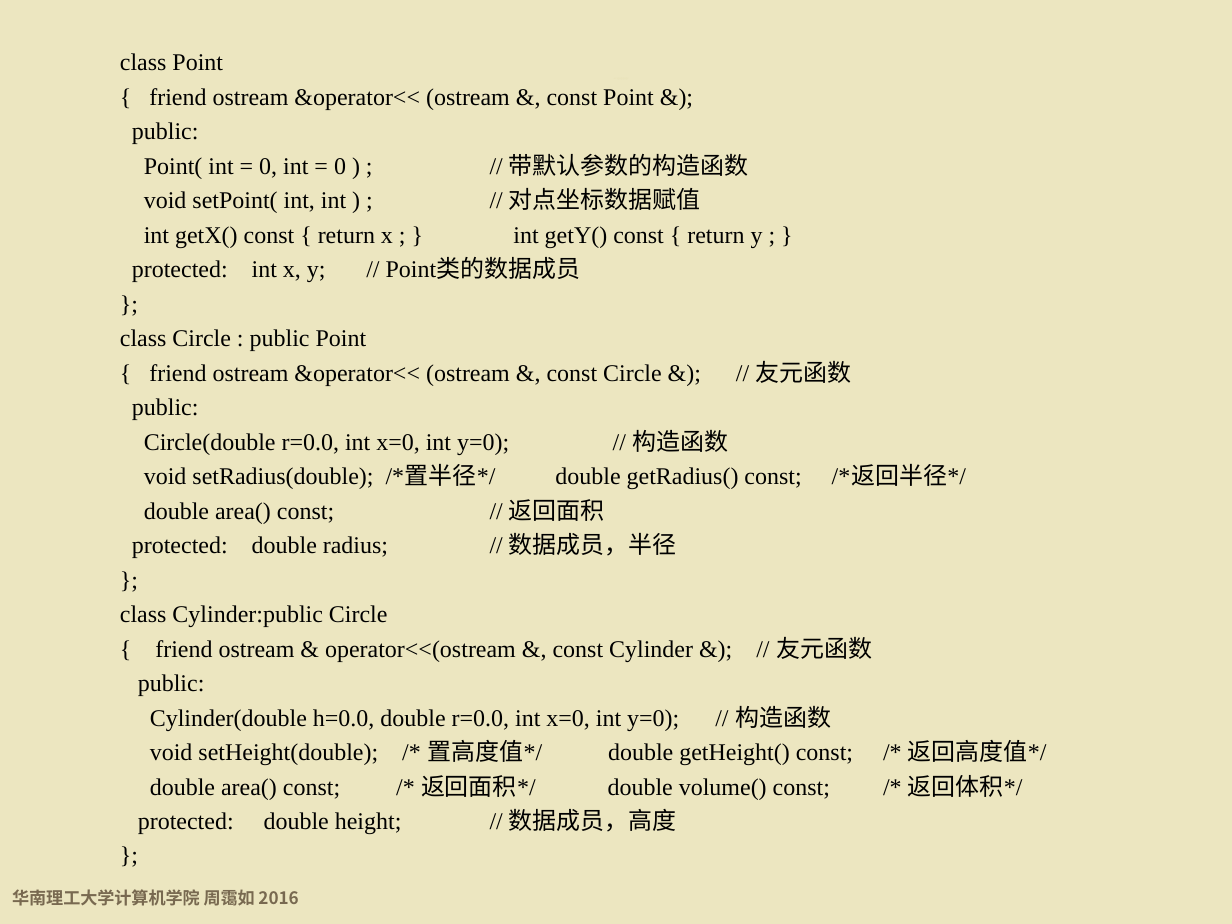
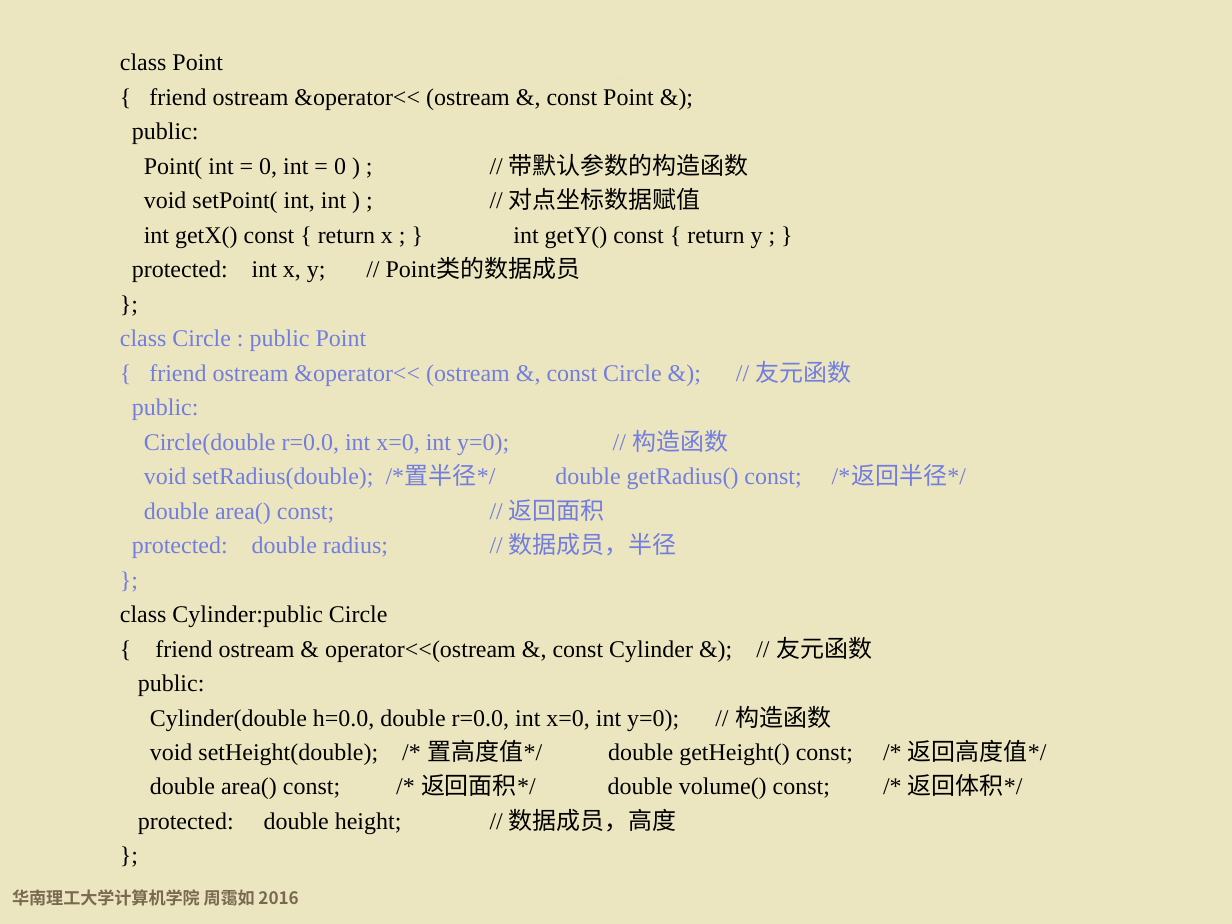
Before and after one commit to wwuhn/wwuhn.github.io, a slide deck: slide 96 of bookspcClassic/C++程序设计基础（第5版）周霭如/8-继承.pptx. Drawn at 1232x924 pixels with LibreOffice and Linux fonts; fonts in the diff are those of the drawing; background and template pictures are left out. Boxes give left, top, right and bottom in pixels: in the first picture for what was removed or moved away, otherwise in the second. Text is boxed around its words. In the diff, an @@ line names an element or a change of style, - is before the commit and + after.

```diff
--- a/bookspcClassic/C++程序设计基础（第5版）周霭如/8-继承.pptx
+++ b/bookspcClassic/C++程序设计基础（第5版）周霭如/8-继承.pptx
@@ text at (x1=120, y1=329, x2=966, y2=558): text colour #000000 to #727DE0 in "class Circle : public Point", "{ friend ostream &operator<< (ostream &, const ...", "public:", "Circle(double r=0.0, int x=0, int y=0); // ..." and 4 more places @@
```
Also in this commit, not shown: 10 other slides changed.
